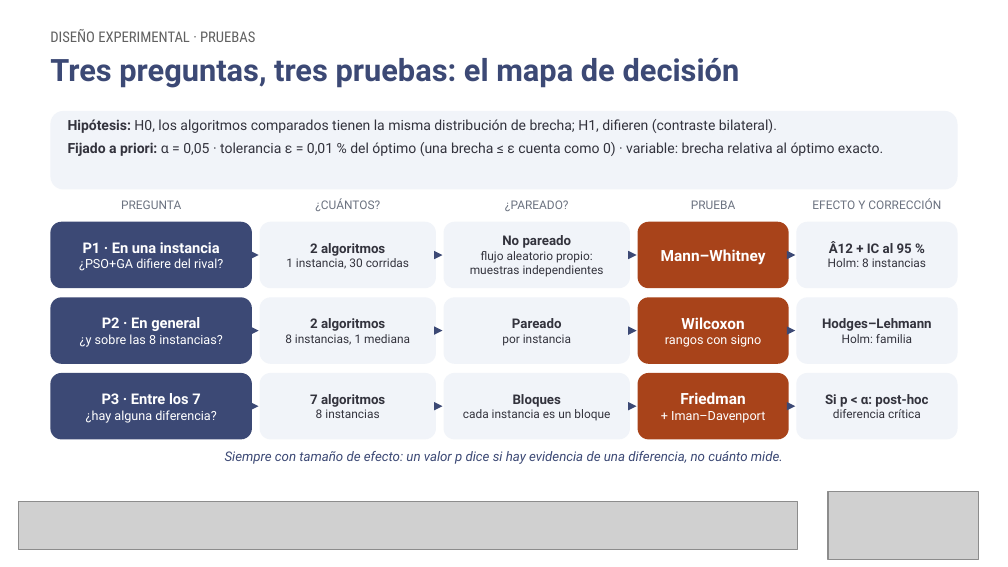
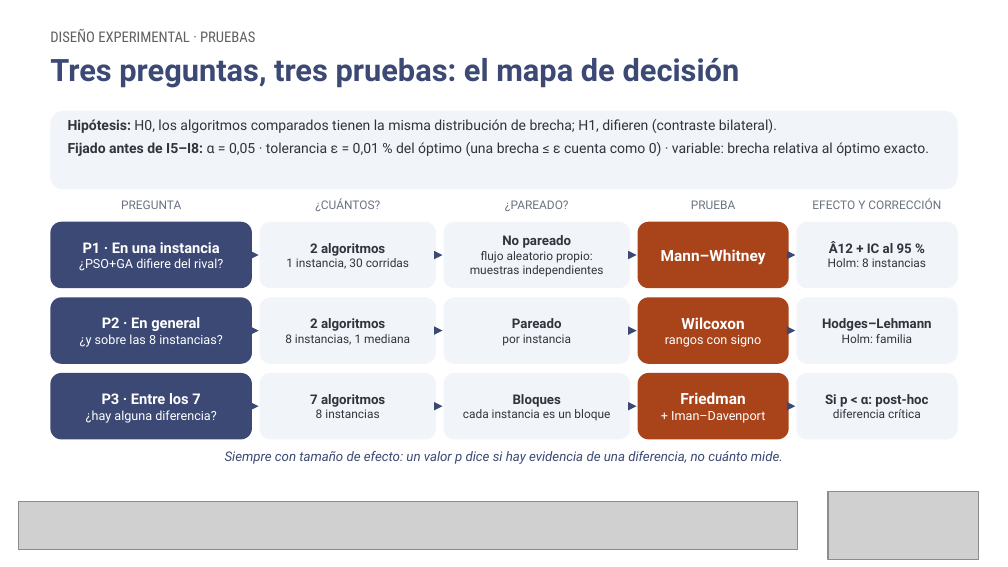
Before and after one commit to TanoOliva/H2-HRES-METAHEURISTICS-METHODS, a slide deck: slide 17 of presentacion/Presentacion_defensa_tesis_LOliva_v3.pptx. Drawn at 1008x567 pixels with LibreOffice and Linux fonts; fonts in the diff are those of the drawing; grey boxes stand for pictures. Boxes give left, top, right and bottom in pixels: in the first picture for what was removed or moved away, otherwise in the second. Text is boxed around its words. In the diff, an @@ line names an element or a change of style, - is before the commit and + after.

```diff
--- a/presentacion/Presentacion_defensa_tesis_LOliva_v3.pptx
+++ b/presentacion/Presentacion_defensa_tesis_LOliva_v3.pptx
@@ text at [68,142,929,156]: text changed @@
-Fijado a priori: α = 0,05 · tolerancia ε = 0,01 % del óptimo (una brecha ≤ ε cuenta como 0) · variable: brecha relativa al óptimo exacto.
+Fijado antes de I5–I8: α = 0,05 · tolerancia ε = 0,01 % del óptimo (una brecha ≤ ε cuenta como 0) · variable: brecha relativa al óptimo exacto.
```
Also in this commit, not shown: 2 other slides changed, 15 other files.
